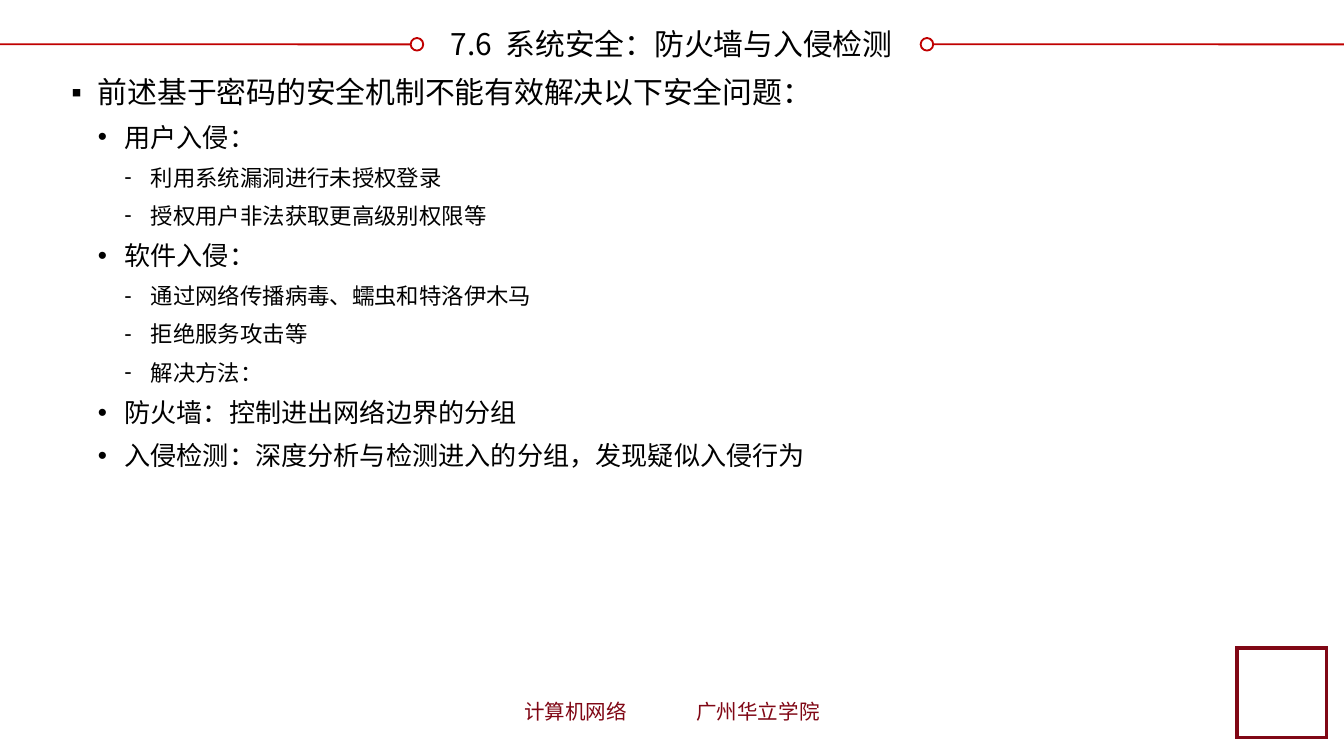
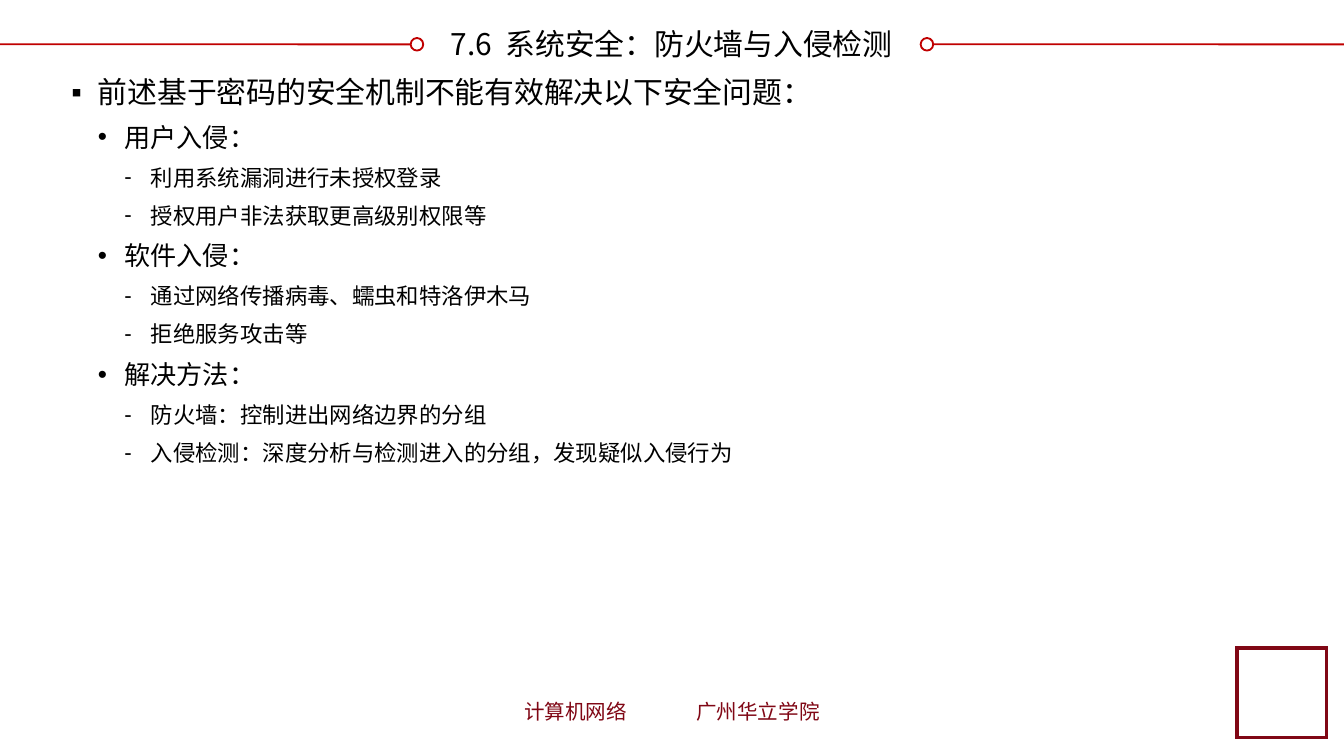
Before and after one commit to glplaman/glplaman.github.io, a slide deck: slide 102 of network/ppt/chap7.pptx. Drawn at 1344x756 pixels with LibreOffice and Linux fonts; fonts in the diff are those of the drawing; background and template pictures are left out. Boxes give left, top, right and bottom in pixels: in the first picture for what was removed or moved away, otherwise in the second. Text is boxed around its words. In the diff, an @@ line names an element or a change of style, - is before the commit and + after.

```diff
--- a/network/ppt/chap7.pptx
+++ b/network/ppt/chap7.pptx
@@ text at box(124, 362, 733, 464): size 12 to 14 pt, font Noto Sans CJK SC to Montserrat in "解决方法："; size 14 to 12 pt, font Montserrat to Noto Sans CJK SC in "防火墙：控制进出网络边界的分组", "入侵检测：深度分析与检测进入的分组，发现疑似入侵行为"; bullet ‐ to •; list level 3 to 2 in "解决方法："; bullet • to ‐; list level 2 to 3 in "防火墙：控制进出网络边界的分组"; list level 2 to 3 in "入侵检测：深度分析与检测进入的分组，发现疑似入侵行为" @@
```
Also in this commit, not shown: 4 other slides changed, 20 other files.
